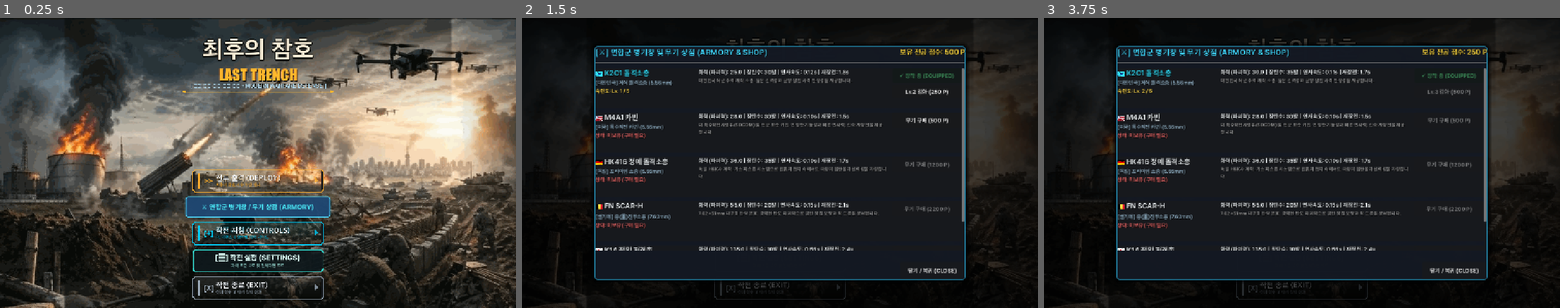
Above: before the commit, frames 1-3 (left to right).
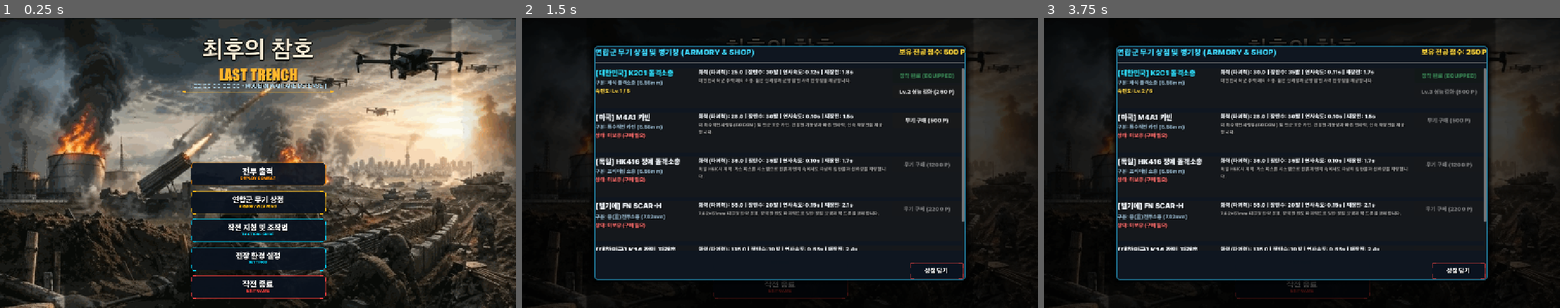
Above: after the commit, the same moments.

Repository: honglabai/last-trench
Game: Godot game, scene res://scenes/app/main_menu.tscn
The game is run twice, just before and just after one commit, with the same random seed, the same clock (stepped at 60 frames per second) and the same inputs.
Inputs (mouse positions are in pixels of both pictures, inside the frame that each line leads up to; where the layout moved, square brackets give the same spot in the first picture):
- Up to frame 1 (0.25 s): no input
- Up to frame 2 (1.5 s): click (780, 200) [780, 206] at 0.5 s; click (780, 174) [780, 180] at 1.25 s
- Up to frame 3 (3.75 s): click (1302, 174) [1302, 180] at 2 s; click (1302, 229) [1302, 232] at 2.75 s; click (1451, 90) at 3.5 s, where only the run before the commit has a clickable "Lv.2 강화 (250 P)"

The runs differ from the first frame. In frame 1, 8.3% of the frame differs, in the area x 35-65%, y 49-98%; in frame 2, 6.3%; in frame 3, 6.3%.

Commit message:
feat: upgrade all game typography to thick Korean fonts, replace all buttons with high-end graphic button images with Korean text, and eliminate boxed characters

Diff:
--- a/assets/ui/theme_trench.tres
+++ b/assets/ui/theme_trench.tres
@@ -1,27 +1,26 @@
 [gd_resource type="Theme" format=3]
 
-[ext_resource type="FontFile" path="res://assets/fonts/Pretendard-Bold.otf" id="1_8na23"]
-[ext_resource type="FontFile" path="res://assets/fonts/Pretendard-SemiBold.otf" id="1_byy10"]
+[ext_resource type="FontFile" path="res://assets/fonts/Pretendard-Black.otf" id="1_black"]
 
 [sub_resource type="StyleBoxFlat" id="StyleBoxFlat_hiobj"]
-bg_color = Color(0.05, 0.08, 0.1, 0.92)
-border_width_left = 1
-border_width_top = 1
-border_width_right = 1
-border_width_bottom = 1
-border_color = Color(0.18, 0.5, 0.6, 0.9)
+bg_color = Color(0.04, 0.08, 0.12, 0.94)
+border_width_left = 2
+border_width_top = 2
+border_width_right = 2
+border_width_bottom = 2
+border_color = Color(0.2, 0.65, 0.85, 0.9)
 corner_radius_top_left = 6
 corner_radius_top_right = 6
 corner_radius_bottom_right = 6
 corner_radius_bottom_left = 6
 
 [sub_resource type="StyleBoxFlat" id="StyleBoxFlat_a5v7t"]
-bg_color = Color(0.06, 0.09, 0.1, 0.88)
+bg_color = Color(0.06, 0.1, 0.14, 0.9)
 border_width_left = 1
 border_width_top = 1
 border_width_right = 1
 border_width_bottom = 1
-border_color = Color(0.2, 0.4, 0.45, 0.85)
+border_color = Color(0.2, 0.45, 0.55, 0.85)
 corner_radius_top_left = 4
 corner_radius_top_right = 4
 corner_radius_bottom_right = 4
@@ -35,15 +34,15 @@
 corner_radius_bottom_left = 3
 
 [resource]
-default_font = ExtResource("1_byy10")
+default_font = ExtResource("1_black")
 default_font_size = 14
-Button/fonts/font = ExtResource("1_8na23")
-Label/colors/font_color = Color(0.95, 0.97, 0.98, 1)
-Label/colors/font_shadow_color = Color(0, 0, 0, 0.85)
+Button/fonts/font = ExtResource("1_black")
+Label/colors/font_color = Color(0.96, 0.98, 1, 1)
+Label/colors/font_shadow_color = Color(0, 0, 0, 0.9)
 Label/constants/shadow_offset_x = 1
 Label/constants/shadow_offset_y = 1
-Label/constants/shadow_outline_size = 1
-Label/fonts/font = ExtResource("1_byy10")
+Label/constants/shadow_outline_size = 2
+Label/fonts/font = ExtResource("1_black")
 Panel/styles/panel = SubResource("StyleBoxFlat_hiobj")
 ProgressBar/styles/background = SubResource("StyleBoxFlat_a5v7t")
 ProgressBar/styles/fill = SubResource("StyleBoxFlat_silmg")
--- a/scenes/app/main_menu.tscn
+++ b/scenes/app/main_menu.tscn
@@ -1,29 +1,25 @@
-[gd_scene load_steps=12 format=3 uid="uid://cx6rvyb4g0q1h"]
+[gd_scene load_steps=19 format=3 uid="uid://cx6rvyb4g0q1h"]
 
 [ext_resource type="Script" path="res://scripts/ui/main_menu.gd" id="1_1"]
 [ext_resource type="Texture2D" uid="uid://b0l0yjutgsfl4" path="res://assets/ui/bg_landing_title.png" id="2_bg"]
-[ext_resource type="Texture2D" uid="uid://br4h1fh3s01xy" path="res://assets/ui/buttons/btn_deploy_normal.png" id="3_dep_n"]
-[ext_resource type="Texture2D" uid="uid://dc4cl42d1j70g" path="res://assets/ui/buttons/btn_deploy_pressed.png" id="4_dep_p"]
-[ext_resource type="Texture2D" uid="uid://dplqs78c1fjs" path="res://assets/ui/buttons/btn_guide_normal.png" id="5_gui_n"]
-[ext_resource type="Texture2D" uid="uid://fsnwi7oh7lkv" path="res://assets/ui/buttons/btn_guide_pressed.png" id="6_gui_p"]
-[ext_resource type="Texture2D" uid="uid://0lnp3vnqebh3" path="res://assets/ui/buttons/btn_settings_normal.png" id="7_set_n"]
-[ext_resource type="Texture2D" uid="uid://dy06tpxfkfdi" path="res://assets/ui/buttons/btn_settings_pressed.png" id="8_set_p"]
-[ext_resource type="Texture2D" uid="uid://bb3vmq86en2j5" path="res://assets/ui/buttons/btn_exit_normal.png" id="9_exi_n"]
-[ext_resource type="Texture2D" uid="uid://ercp13wgrnee" path="res://assets/ui/buttons/btn_exit_pressed.png" id="10_exi_p"]
-[ext_resource type="Theme" path="res://assets/ui/theme_trench.tres" id="11_thm"]
-[ext_resource type="PackedScene" uid="uid://armoryshop91x" path="res://scenes/ui/armory_shop.tscn" id="12_shop"]
-
-[sub_resource type="StyleBoxFlat" id="StyleBoxFlat_shop_btn"]
-bg_color = Color(0.12, 0.28, 0.45, 0.95)
-border_width_left = 2
-border_width_top = 2
-border_width_right = 2
-border_width_bottom = 2
-border_color = Color(0.3, 0.85, 1, 0.9)
-corner_radius_top_left = 6
-corner_radius_top_right = 6
-corner_radius_bottom_right = 6
-corner_radius_bottom_left = 6
+[ext_resource type="Texture2D" path="res://assets/ui/buttons/btn_deploy_normal.png" id="3_dep_n"]
+[ext_resource type="Texture2D" path="res://assets/ui/buttons/btn_deploy_pressed.png" id="4_dep_p"]
+[ext_resource type="Texture2D" path="res://assets/ui/buttons/btn_shop_normal.png" id="5_sho_n"]
+[ext_resource type="Texture2D" path="res://assets/ui/buttons/btn_shop_pressed.png" id="6_sho_p"]
+[ext_resource type="Texture2D" path="res://assets/ui/buttons/btn_guide_normal.png" id="7_gui_n"]
+[ext_resource type="Texture2D" path="res://assets/ui/buttons/btn_guide_pressed.png" id="8_gui_p"]
+[ext_resource type="Texture2D" path="res://assets/ui/buttons/btn_settings_normal.png" id="9_set_n"]
+[ext_resource type="Texture2D" path="res://assets/ui/buttons/btn_settings_pressed.png" id="10_set_p"]
+[ext_resource type="Texture2D" path="res://assets/ui/buttons/btn_exit_normal.png" id="11_exi_n"]
+[ext_resource type="Texture2D" path="res://assets/ui/buttons/btn_exit_pressed.png" id="12_exi_p"]
+[ext_resource type="Theme" path="res://assets/ui/theme_trench.tres" id="13_thm"]
+[ext_resource type="PackedScene" uid="uid://armoryshop91x" path="res://scenes/ui/armory_shop.tscn" id="14_shop"]
+[ext_resource type="Texture2D" path="res://assets/ui/buttons/btn_fullscreen_normal.png" id="15_ful_n"]
+[ext_resource type="Texture2D" path="res://assets/ui/buttons/btn_fullscreen_pressed.png" id="16_ful_p"]
+[ext_resource type="Texture2D" path="res://assets/ui/buttons/btn_close_settings_normal.png" id="17_cls_n"]
+[ext_resource type="Texture2D" path="res://assets/ui/buttons/btn_close_settings_pressed.png" id="18_cls_p"]
+[ext_resource type="Texture2D" path="res://assets/ui/buttons/btn_close_guide_normal.png" id="19_clg_n"]
+[ext_resource type="Texture2D" path="res://assets/ui/buttons/btn_close_guide_pressed.png" id="20_clg_p"]
 
 [node name="MainMenu" type="Control"]
 layout_mode = 3
@@ -55,7 +51,7 @@
 anchor_right = 0.5
 anchor_bottom = 1.0
 offset_left = -200.0
-offset_top = -350.0
+offset_top = -370.0
 offset_right = 200.0
 offset_bottom = -15.0
 grow_horizontal = 2
@@ -67,42 +63,42 @@
 alignment = 1
 
 [node name="StartButton" type="TextureButton" parent="CenterContainer/VBoxContainer"]
-custom_minimum_size = Vector2(360, 58)
+custom_minimum_size = Vector2(360, 60)
 layout_mode = 2
 texture_normal = ExtResource("3_dep_n")
 texture_pressed = ExtResource("4_dep_p")
 ignore_texture_size = true
 stretch_mode = 5
 
-[node name="ShopButton" type="Button" parent="CenterContainer/VBoxContainer"]
-custom_minimum_size = Vector2(360, 52)
-layout_mode = 2
-theme_override_colors/font_color = Color(0.3, 0.95, 1, 1)
-theme_override_font_sizes/font_size = 17
-theme_override_styles/normal = SubResource("StyleBoxFlat_shop_btn")
-text = "⚔ 연합군 병기창 / 무기 상점 (ARMORY)"
+[node name="ShopButton" type="TextureButton" parent="CenterContainer/VBoxContainer"]
+custom_minimum_size = Vector2(360, 60)
+layout_mode = 2
+texture_normal = ExtResource("5_sho_n")
+texture_pressed = ExtResource("6_sho_p")
+ignore_texture_size = true
+stretch_mode = 5
 
 [node name="GuideButton" type="TextureButton" parent="CenterContainer/VBoxContainer"]
-custom_minimum_size = Vector2(360, 58)
-layout_mode = 2
-texture_normal = ExtResource("5_gui_n")
-texture_pressed = ExtResource("6_gui_p")
+custom_minimum_size = Vector2(360, 60)
+layout_mode = 2
+texture_normal = ExtResource("7_gui_n")
+texture_pressed = ExtResource("8_gui_p")
 ignore_texture_size = true
 stretch_mode = 5
 
 [node name="SettingsButton" type="TextureButton" parent="CenterContainer/VBoxContainer"]
-custom_minimum_size = Vector2(360, 58)
-layout_mode = 2
-texture_normal = ExtResource("7_set_n")
-texture_pressed = ExtResource("8_set_p")
+custom_minimum_size = Vector2(360, 60)
+layout_mode = 2
+texture_normal = ExtResource("9_set_n")
+texture_pressed = ExtResource("10_set_p")
 ignore_texture_size = true
 stretch_mode = 5
 
 [node name="ExitButton" type="TextureButton" parent="CenterContainer/VBoxContainer"]
-custom_minimum_size = Vector2(360, 58)
-layout_mode = 2
-texture_normal = ExtResource("9_exi_n")
-texture_pressed = ExtResource("10_exi_p")
+custom_minimum_size = Vector2(360, 60)
+layout_mode = 2
+texture_normal = ExtResource("11_exi_n")
+texture_pressed = ExtResource("12_exi_p")
 ignore_texture_size = true
 stretch_mode = 5
 
@@ -115,9 +111,9 @@
 anchor_right = 0.5
 anchor_bottom = 0.5
 offset_left = -300.0
-offset_top = -220.0
+offset_top = -240.0
 offset_right = 300.0
-offset_bottom = 220.0
+offset_bottom = 240.0
 grow_horizontal = 2
 grow_vertical = 2
 
@@ -132,13 +128,13 @@
 offset_bottom = -20.0
 grow_horizontal = 2
 grow_vertical = 2
-theme_override_constants/separation = 12
+theme_override_constants/separation = 10
 
 [node name="Title" type="Label" parent="GuideDialog/VBox"]
 layout_mode = 2
-theme_override_colors/font_color = Color(0, 0.82, 1, 1)
-theme_override_font_sizes/font_size = 22
-text = "작전 지침 (OPERATION BRIEFING)"
+theme_override_colors/font_color = Color(0.2, 0.9, 1, 1)
+theme_override_font_sizes/font_size = 20
+text = "작전 지침 및 조작법 안내"
 horizontal_alignment = 1
 
 [node name="HSeparator" type="HSeparator" parent="GuideDialog/VBox"]
@@ -146,37 +142,41 @@
 
 [node name="DescPC" type="Label" parent="GuideDialog/VBox"]
 layout_mode = 2
-theme_override_colors/font_color = Color(1, 0.85, 0.4, 1)
+theme_override_colors/font_color = Color(1, 0.85, 0.3, 1)
 theme_override_font_sizes/font_size = 15
-text = "■ PC / 노트북 조작 가이드"
+text = "PC 브라우저 조작 가이드"
 
 [node name="TextPC" type="Label" parent="GuideDialog/VBox"]
 layout_mode = 2
 theme_override_font_sizes/font_size = 13
-text = "• [화면 클릭] 조준 모드 진입 | [ESC] 마우스 커서 해제
-• [마우스 이동] 전장 시점 및 가늠좌/가늠쇠 조준
-• [마우스 좌클릭] 소총 사격 | [마우스 우클릭] 정밀 견착(ADS)
-• [R 키] 탄창 재장전 | [E 키] 거점 포탑 설치 및 수리"
+text = "• 화면 클릭: 시점 및 마우스 커서 조준 모드 진입 (ESC 해제)
+• 마우스 이동: 전장 과녁 조준 및 시점 회전
+• 좌클릭: 소총 사격 | 우클릭: 정밀 견착 조준
+• R 키: 탄창 재장전 | E 키: 거점 포탑 설치 및 수리"
 
 [node name="DescMobile" type="Label" parent="GuideDialog/VBox"]
 layout_mode = 2
 theme_override_colors/font_color = Color(0.3, 0.9, 0.5, 1)
 theme_override_font_sizes/font_size = 15
-text = "■ 모바일 웹 / 터치 조작 가이드"
+text = "모바일 웹 터치 조작 가이드"
 
 [node name="TextMobile" type="Label" parent="GuideDialog/VBox"]
 layout_mode = 2
 theme_override_font_sizes/font_size = 13
-text = "• [좌측 가상 조이스틱] 전장 시점 회전 및 과녁 탐색
-• [우측 사격 버튼] 단발/연사 사격
-• [우측 조준 버튼] 가늠좌 견착 모드 토글
-• [재장전 / 포탑 버튼] 탄창 교체 및 거점 포탑 방어선 유지"
-
-[node name="CloseButton" type="Button" parent="GuideDialog/VBox"]
-custom_minimum_size = Vector2(0, 42)
-layout_mode = 2
+text = "• 좌측 원형 전술 레이더: 전장 시점 회전 및 과녁 탐색
+• 우측 발사 버튼: 단발 및 연사 사격
+• 우측 조준 버튼: 가늠좌 견착 모드 토글
+• 재장전 / 설치 버튼: 탄창 교체 및 거점 포탑 방어선 유지"
+
+[node name="CloseButton" type="TextureButton" parent="GuideDialog/VBox"]
+custom_minimum_size = Vector2(340, 46)
+layout_mode = 2
+size_flags_horizontal = 4
 size_flags_vertical = 10
-text = "작전 확인 및 복귀 (Close)"
+texture_normal = ExtResource("19_clg_n")
+texture_pressed = ExtResource("20_clg_p")
+ignore_texture_size = true
+stretch_mode = 5
 
 [node name="SettingsDialog" type="Panel" parent="."]
 visible = false
@@ -210,7 +210,7 @@
 layout_mode = 2
 theme_override_colors/font_color = Color(0.2, 0.9, 1, 1)
 theme_override_font_sizes/font_size = 20
-text = "[⚙] 작전 설정 (SETTINGS)"
+text = "전장 환경 설정"
 horizontal_alignment = 1
 
 [node name="HSeparator" type="HSeparator" parent="SettingsDialog/VBox"]
@@ -223,7 +223,7 @@
 text = "과녁 조준 감도 (Aim Sensitivity): 60%"
 
 [node name="SensitivitySlider" type="HSlider" parent="SettingsDialog/VBox"]
-custom_minimum_size = Vector2(0, 32)
+custom_minimum_size = Vector2(0, 28)
 layout_mode = 2
 min_value = 0.15
 max_value = 1.5
@@ -237,7 +237,7 @@
 text = "전체 음량 (Master Volume): 85%"
 
 [node name="MasterVolSlider" type="HSlider" parent="SettingsDialog/VBox"]
-custom_minimum_size = Vector2(0, 32)
+custom_minimum_size = Vector2(0, 28)
 layout_mode = 2
 min_value = 0.0
 max_value = 1.0
@@ -251,7 +251,7 @@
 text = "배경음악 음량 (BGM Volume): 70%"
 
 [node name="BGMVolSlider" type="HSlider" parent="SettingsDialog/VBox"]
-custom_minimum_size = Vector2(0, 32)
+custom_minimum_size = Vector2(0, 28)
 layout_mode = 2
 min_value = 0.0
 max_value = 1.0
@@ -265,41 +265,34 @@
 text = "효과음 음량 (SFX Volume): 85%"
 
 [node name="SFXVolSlider" type="HSlider" parent="SettingsDialog/VBox"]
-custom_minimum_size = Vector2(0, 32)
+custom_minimum_size = Vector2(0, 28)
 layout_mode = 2
 min_value = 0.0
 max_value = 1.0
 step = 0.05
 value = 0.85
 
-[node name="SensitivityDesc" type="Label" parent="SettingsDialog/VBox"]
-layout_mode = 2
-theme_override_colors/font_color = Color(0.75, 0.85, 0.9, 0.8)
-theme_override_font_sizes/font_size = 12
-text = "• 과녁 이동 속도를 조절합니다. (낮출수록 세밀하고 흔들림 없이 조준)"
-
 [node name="HSeparator2" type="HSeparator" parent="SettingsDialog/VBox"]
 layout_mode = 2
 
-[node name="FullscreenBtn" type="Button" parent="SettingsDialog/VBox"]
-custom_minimum_size = Vector2(0, 40)
-layout_mode = 2
-text = "⛶ 전체화면 모드 전환 (FULLSCREEN)"
-
-[node name="FullscreenDesc" type="Label" parent="SettingsDialog/VBox"]
-layout_mode = 2
-theme_override_colors/font_color = Color(0.75, 0.85, 0.9, 0.8)
-theme_override_font_sizes/font_size = 12
-text = "• 상단 브라우저 주소창을 숨기고 게임 화면을 최대로 확장합니다."
-
-[node name="HSeparator3" type="HSeparator" parent="SettingsDialog/VBox"]
-layout_mode = 2
-
-[node name="CloseSettingsBtn" type="Button" parent="SettingsDialog/VBox"]
-custom_minimum_size = Vector2(0, 42)
-layout_mode = 2
+[node name="FullscreenBtn" type="TextureButton" parent="SettingsDialog/VBox"]
+custom_minimum_size = Vector2(340, 46)
+layout_mode = 2
+size_flags_horizontal = 4
+texture_normal = ExtResource("15_ful_n")
+texture_pressed = ExtResource("16_ful_p")
+ignore_texture_size = true
+stretch_mode = 5
+
+[node name="CloseSettingsBtn" type="TextureButton" parent="SettingsDialog/VBox"]
+custom_minimum_size = Vector2(340, 46)
+layout_mode = 2
+size_flags_horizontal = 4
 size_flags_vertical = 10
-text = "설정 적용 및 닫기 (Apply & Close)"
-
-[node name="ArmoryShop" parent="." instance=ExtResource("12_shop")]
+texture_normal = ExtResource("17_cls_n")
+texture_pressed = ExtResource("18_cls_p")
+ignore_texture_size = true
+stretch_mode = 5
+
+[node name="ArmoryShop" parent="." instance=ExtResource("14_shop")]
 visible = false
--- a/scenes/ui/armory_shop.tscn
+++ b/scenes/ui/armory_shop.tscn
@@ -1,10 +1,12 @@
-[gd_scene load_steps=4 format=3 uid="uid://armoryshop91x"]
+[gd_scene load_steps=7 format=3 uid="uid://armoryshop91x"]
 
 [ext_resource type="Script" path="res://scripts/ui/armory_shop.gd" id="1_shop"]
 [ext_resource type="Theme" path="res://assets/ui/theme_trench.tres" id="2_thm"]
+[ext_resource type="Texture2D" path="res://assets/ui/buttons/btn_shop_close_normal.png" id="3_cls_n"]
+[ext_resource type="Texture2D" path="res://assets/ui/buttons/btn_shop_close_pressed.png" id="4_cls_p"]
 
 [sub_resource type="StyleBoxFlat" id="StyleBoxFlat_modal"]
-bg_color = Color(0.08, 0.1, 0.14, 0.96)
+bg_color = Color(0.06, 0.09, 0.13, 0.96)
 border_width_left = 2
 border_width_top = 2
 border_width_right = 2
@@ -14,8 +16,8 @@
 corner_radius_top_right = 6
 corner_radius_bottom_right = 6
 corner_radius_bottom_left = 6
-shadow_color = Color(0, 0, 0, 0.8)
-shadow_size = 12
+shadow_color = Color(0, 0, 0, 0.85)
+shadow_size = 14
 
 [node name="ArmoryShop" type="CanvasLayer"]
 layer = 30
@@ -56,7 +58,7 @@
 size_flags_horizontal = 3
 theme_override_colors/font_color = Color(0.25, 0.85, 1, 1)
 theme_override_font_sizes/font_size = 20
-text = "[⚔] 연합군 병기창 및 무기 상점 (ARMORY & SHOP)"
+text = "연합군 무기 상점 및 병기창 (ARMORY & SHOP)"
 
 [node name="CreditsLabel" type="Label" parent="Panel/VBox/Header"]
 layout_mode = 2
@@ -85,7 +87,10 @@
 layout_mode = 2
 alignment = 2
 
-[node name="CloseBtn" type="Button" parent="Panel/VBox/Footer"]
-custom_minimum_size = Vector2(160, 42)
+[node name="CloseBtn" type="TextureButton" parent="Panel/VBox/Footer"]
+custom_minimum_size = Vector2(140, 42)
 layout_mode = 2
-text = "닫기 / 복귀 (CLOSE)"
+texture_normal = ExtResource("3_cls_n")
+texture_pressed = ExtResource("4_cls_p")
+ignore_texture_size = true
+stretch_mode = 5
--- a/scenes/ui/battle_hud.tscn
+++ b/scenes/ui/battle_hud.tscn
@@ -27,6 +27,14 @@
 [ext_resource type="Texture2D" path="res://assets/ui/tex_bar_fill_defense.png" id="25_def_f"]
 [ext_resource type="Texture2D" path="res://assets/ui/tex_ammo_under.png" id="26_am_u"]
 [ext_resource type="Texture2D" path="res://assets/ui/tex_ammo_fill.png" id="27_am_f"]
+[ext_resource type="Texture2D" path="res://assets/ui/buttons/btn_hud_shop_normal.png" id="28_hsho_n"]
+[ext_resource type="Texture2D" path="res://assets/ui/buttons/btn_hud_shop_pressed.png" id="29_hsho_p"]
+[ext_resource type="Texture2D" path="res://assets/ui/buttons/btn_hud_settings_normal.png" id="30_hset_n"]
+[ext_resource type="Texture2D" path="res://assets/ui/buttons/btn_hud_settings_pressed.png" id="31_hset_p"]
+[ext_resource type="Texture2D" path="res://assets/ui/buttons/btn_fullscreen_normal.png" id="32_ful_n"]
+[ext_resource type="Texture2D" path="res://assets/ui/buttons/btn_fullscreen_pressed.png" id="33_ful_p"]
+[ext_resource type="Texture2D" path="res://assets/ui/buttons/btn_close_settings_normal.png" id="34_cls_n"]
+[ext_resource type="Texture2D" path="res://assets/ui/buttons/btn_close_settings_pressed.png" id="35_cls_p"]
 
 [node name="BattleHUD" type="CanvasLayer"]
 layer = 10
@@ -305,19 +313,21 @@
 theme_override_constants/separation = 8
 alignment = 2
 
-[node name="ShopBtn" type="Button" parent="TopRightTactical/VBox/ActionRow"]
-custom_minimum_size = Vector2(100, 26)
-layout_mode = 2
-theme_override_colors/font_color = Color(1, 0.85, 0.3, 1)
-theme_override_font_sizes/font_size = 11
-text = "[무기 상점 🛒]"
-
-[node name="SettingsBtn" type="Button" parent="TopRightTactical/VBox/ActionRow"]
-custom_minimum_size = Vector2(90, 26)
-layout_mode = 2
-theme_override_colors/font_color = Color(0.2, 0.85, 1, 1)
-theme_override_font_sizes/font_size = 11
-text = "[전투 설정 ⚙]"
+[node name="ShopBtn" type="TextureButton" parent="TopRightTactical/VBox/ActionRow"]
+custom_minimum_size = Vector2(110, 32)
+layout_mode = 2
+texture_normal = ExtResource("28_hsho_n")
+texture_pressed = ExtResource("29_hsho_p")
+ignore_texture_size = true
+stretch_mode = 5
+
+[node name="SettingsBtn" type="TextureButton" parent="TopRightTactical/VBox/ActionRow"]
+custom_minimum_size = Vector2(110, 32)
+layout_mode = 2
+texture_normal = ExtResource("30_hset_n")
+texture_pressed = ExtResource("31_hset_p")
+ignore_texture_size = true
+stretch_mode = 5
 
 [node name="BottomRight" type="Control" parent="."]
 layout_mode = 3
@@ -650,7 +660,7 @@
 layout_mode = 2
 theme_override_colors/font_color = Color(0.2, 0.85, 1, 1)
 theme_override_font_sizes/font_size = 20
-text = "[⚙] 전장 작전 설정 (SETTINGS)"
+text = "전장 환경 설정"
 horizontal_alignment = 1
 
 [node name="HSeparator" type="HSeparator" parent="SettingsLayer/SettingsDialog/VBox"]
@@ -707,15 +717,24 @@
 [node name="HSeparator2" type="HSeparator" parent="SettingsLayer/SettingsDialog/VBox"]
 layout_mode = 2
 
-[node name="FullscreenBtn" type="Button" parent="SettingsLayer/SettingsDialog/VBox"]
-custom_minimum_size = Vector2(0, 36)
-layout_mode = 2
-text = "전체화면 모드 전환 (Fullscreen)"
-
-[node name="CloseSettingsBtn" type="Button" parent="SettingsLayer/SettingsDialog/VBox"]
-custom_minimum_size = Vector2(0, 42)
-layout_mode = 2
-text = "설정 저장 및 전투 복귀 (Resume)"
+[node name="FullscreenBtn" type="TextureButton" parent="SettingsLayer/SettingsDialog/VBox"]
+custom_minimum_size = Vector2(340, 46)
+layout_mode = 2
+size_flags_horizontal = 4
+texture_normal = ExtResource("32_ful_n")
+texture_pressed = ExtResource("33_ful_p")
+ignore_texture_size = true
+stretch_mode = 5
+
+[node name="CloseSettingsBtn" type="TextureButton" parent="SettingsLayer/SettingsDialog/VBox"]
+custom_minimum_size = Vector2(340, 46)
+layout_mode = 2
+size_flags_horizontal = 4
+size_flags_vertical = 10
+texture_normal = ExtResource("34_cls_n")
+texture_pressed = ExtResource("35_cls_p")
+ignore_texture_size = true
+stretch_mode = 5
 
 [node name="ArmoryShop" parent="." instance=ExtResource("15_shop")]
 visible = false
--- a/scripts/ui/armory_shop.gd
+++ b/scripts/ui/armory_shop.gd
@@ -10,8 +10,8 @@
 		if not _credits_label: _credits_label = get_node_or_null("Panel/VBox/Header/CreditsLabel")
 		return _credits_label
 
-var _close_btn: Button
-var close_btn: Button:
+var _close_btn: BaseButton
+var close_btn: BaseButton:
 	get:
 		if not _close_btn: _close_btn = get_node_or_null("Panel/VBox/Footer/CloseBtn")
 		return _close_btn
@@ -91,15 +91,15 @@
 	hbox.add_child(info_box)
 
 	var name_lbl := Label.new()
-	var country_flag = "🇰🇷" if info.get("country", "") == "대한민국" else ("🇺🇸" if info.get("country", "") == "미국" else ("🇩🇪" if info.get("country", "") == "독일" else "🇧🇪"))
-	name_lbl.text = "%s %s" % [country_flag, info.get("name", w_id)]
+	var country_name = info.get("country", "")
+	name_lbl.text = "[%s] %s" % [country_name, info.get("name", w_id)]
 	name_lbl.add_theme_font_size_override("font_size", 18)
 	if is_equipped:
 		name_lbl.modulate = Color(0.2, 0.9, 1.0)
 	info_box.add_child(name_lbl)
 
 	var type_lbl := Label.new()
-	type_lbl.text = "[%s] %s" % [info.get("country", ""), info.get("type", "화기")]
+	type_lbl.text = "구분: %s" % info.get("type", "화기")
 	type_lbl.add_theme_color_override("font_color", Color(0.7, 0.85, 0.95, 0.8))
 	type_lbl.add_theme_font_size_override("font_size", 13)
 	info_box.add_child(type_lbl)
@@ -159,11 +159,11 @@
 		var equip_btn := Button.new()
 		equip_btn.custom_minimum_size = Vector2(0, 36)
 		if is_equipped:
-			equip_btn.text = "✔ 장착 중 (EQUIPPED)"
+			equip_btn.text = "장착 완료 (EQUIPPED)"
 			equip_btn.disabled = true
 			equip_btn.modulate = Color(0.4, 1.0, 0.6)
 		else:
-			equip_btn.text = "장착하기 (EQUIP)"
+			equip_btn.text = "전투 장착 (EQUIP)"
 			equip_btn.pressed.connect(func():
 				AudioManager.play_sound("click")
 				GameSession.equip_weapon(w_id)
@@ -177,7 +177,7 @@
 			var up_cost: int = int(up_dict.get("cost_multiplier", 300)) * cur_lvl
 			var up_btn := Button.new()
 			up_btn.custom_minimum_size = Vector2(0, 32)
-			up_btn.text = "Lv.%d 강화 (%d P)" % [cur_lvl + 1, up_cost]
+			up_btn.text = "Lv.%d 성능 강화 (%d P)" % [cur_lvl + 1, up_cost]
 			up_btn.disabled = (GameSession.credits < up_cost)
 			up_btn.pressed.connect(func():
 				if GameSession.upgrade_weapon(w_id, up_cost):
@@ -188,7 +188,7 @@
 			action_box.add_child(up_btn)
 		else:
 			var max_lbl := Label.new()
-			max_lbl.text = "★ 최대 레벨 (MAX)"
+			max_lbl.text = "최고 레벨 도달 (MAX)"
 			max_lbl.horizontal_alignment = HORIZONTAL_ALIGNMENT_CENTER
 			max_lbl.add_theme_color_override("font_color", Color(1.0, 0.85, 0.2))
 			action_box.add_child(max_lbl)
--- a/scripts/ui/main_menu.gd
+++ b/scripts/ui/main_menu.gd
@@ -1,14 +1,14 @@
 class_name MainMenu
 extends Control
 
-@onready var start_button: TextureButton = $CenterContainer/VBoxContainer/StartButton
-@onready var shop_button: Button = $CenterContainer/VBoxContainer/ShopButton
-@onready var guide_button: TextureButton = $CenterContainer/VBoxContainer/GuideButton
-@onready var settings_button: TextureButton = $CenterContainer/VBoxContainer/SettingsButton
-@onready var exit_button: TextureButton = $CenterContainer/VBoxContainer/ExitButton
+@onready var start_button: BaseButton = $CenterContainer/VBoxContainer/StartButton
+@onready var shop_button: BaseButton = $CenterContainer/VBoxContainer/ShopButton
+@onready var guide_button: BaseButton = $CenterContainer/VBoxContainer/GuideButton
+@onready var settings_button: BaseButton = $CenterContainer/VBoxContainer/SettingsButton
+@onready var exit_button: BaseButton = $CenterContainer/VBoxContainer/ExitButton
 
 @onready var guide_dialog: Panel = $GuideDialog
-@onready var close_guide_btn: Button = $GuideDialog/VBox/CloseGuideBtn
+@onready var close_guide_btn: BaseButton = $GuideDialog/VBox/CloseButton
 
 @onready var settings_dialog: Panel = $SettingsDialog
 @onready var sensitivity_slider: HSlider = $SettingsDialog/VBox/SensitivitySlider
@@ -19,8 +19,8 @@
 @onready var bgm_vol_title: Label = $SettingsDialog/VBox/BGMVolTitle
 @onready var sfx_vol_slider: HSlider = $SettingsDialog/VBox/SFXVolSlider
 @onready var sfx_vol_title: Label = $SettingsDialog/VBox/SFXVolTitle
-@onready var fullscreen_btn: Button = $SettingsDialog/VBox/FullscreenBtn
-@onready var close_settings_btn: Button = $SettingsDialog/VBox/CloseSettingsBtn
+@onready var fullscreen_btn: BaseButton = $SettingsDialog/VBox/FullscreenBtn
+@onready var close_settings_btn: BaseButton = $SettingsDialog/VBox/CloseSettingsBtn
 
 @onready var armory_shop: ArmoryShop = $ArmoryShop
 
Binary file added: assets/fonts/BlackHanSans-Regular.ttf
Not shown, added: assets/fonts/BlackHanSans-Regular.ttf.import
Binary file added: assets/fonts/Pretendard-Black.otf
Not shown, added: assets/fonts/Pretendard-Black.otf.import
Binary file added: assets/ui/buttons/btn_close_guide_normal.png
Not shown, added: assets/ui/buttons/btn_close_guide_normal.png.import
Binary file added: assets/ui/buttons/btn_close_guide_pressed.png
Not shown, added: assets/ui/buttons/btn_close_guide_pressed.png.import
Binary file added: assets/ui/buttons/btn_close_settings_normal.png
Not shown, added: assets/ui/buttons/btn_close_settings_normal.png.import
Binary file added: assets/ui/buttons/btn_close_settings_pressed.png
Not shown, added: assets/ui/buttons/btn_close_settings_pressed.png.import
(and 51 more such lines)
